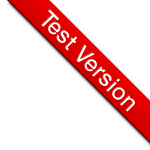
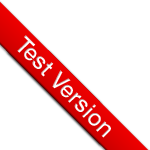
Layer changes from the first 150px x 150px image to the second:
added group "bottom left" with 3 layers above "right" over (0, 1, 149, 150)
added layer "Test Version copy 2" in group "bottom left" over (17, 35, 111, 138)
added layer "Layer 1 copy 3" in group "bottom left" over (5, 50, 149, 150)
added layer "Layer 1 copy 2" in group "bottom left" over (0, 1, 100, 145)
hid group "right" (2 layers) over (6, 0, 150, 144)
